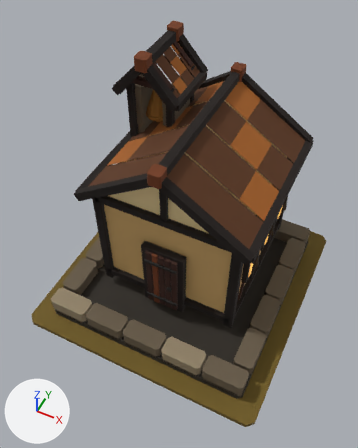
Before and after pictures for a commit that changed the glTF model art/chapel_t1/chapel_t1.glb.
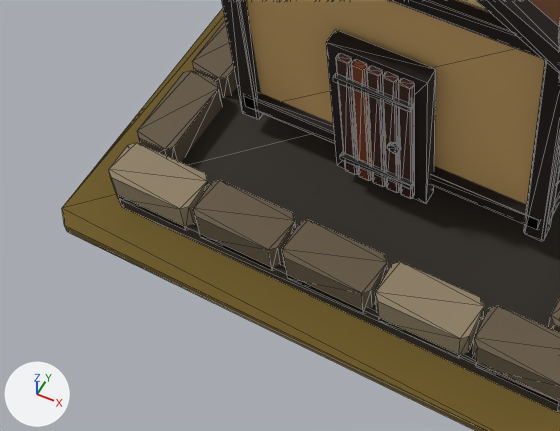
Each version is shown whole from a camera (50 mm lens) standing at (1.29, -2.8, 4.3) and looking at (-0.02, -0.17, 1.03), then close up on the part from 2% to 66% of the width and 51% to 91% of the height. Arrows for +X, +Y and +Z are at lower left; the lights stay in place. The first two pictures are the older version. The close-ups show mesh edges as thin lines.

Names of what the first close-up shows: 'MMR | chapel | T01 Architecture.001', 'MMR | chapel | Tier 01 Ground.001'.
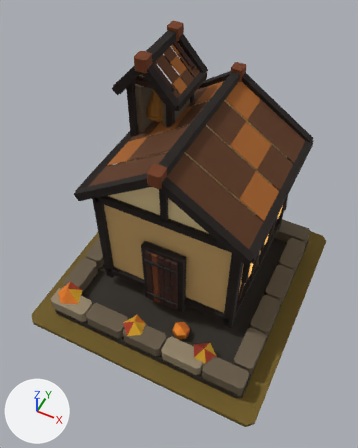
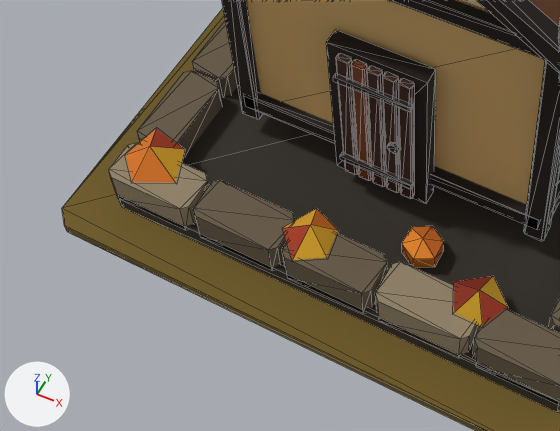
Boxes [x1, y1, x2, y2] around the edits, measured in the close-ups (560 x 431 px):
```json
{"object": "MMR | chapel | T01 Autumn Dressing.001", "change": "added", "after": [126, 129, 508, 326]}
```

Scene script edits in JSON lines:
```json
{"op": "add", "block": "me_mmr___chapel___t01_autumn_dressing_001", "code": ["me_mmr___chapel___t01_autumn_dressing_001 = bpy.data.meshes.new('MMR | chapel | T01 Autumn Dressing.001')", "me_mmr___chapel___t01_autumn_dressing_001.from_pydata(...)  # 37 vertices, 38 faces; spans x -0.98..0.67, y -1.0..0.35, z 0.12..0.32", "me_mmr___chapel___t01_autumn_dressing_001.materials.append(mat_mmr___shared_palette_atlas)  # picture img_mmr_shared_color_palette_64"]}
{"op": "add", "block": "ob_mmr___chapel___t01_autumn_dressing_001", "code": ["ob_mmr___chapel___t01_autumn_dressing_001 = bpy.data.objects.new('MMR | chapel | T01 Autumn Dressing.001', me_mmr___chapel___t01_autumn_dressing_001)", "ob_mmr___chapel___t01_autumn_dressing_001.location = (0.0, 0.0, 0.05)"]}
```
